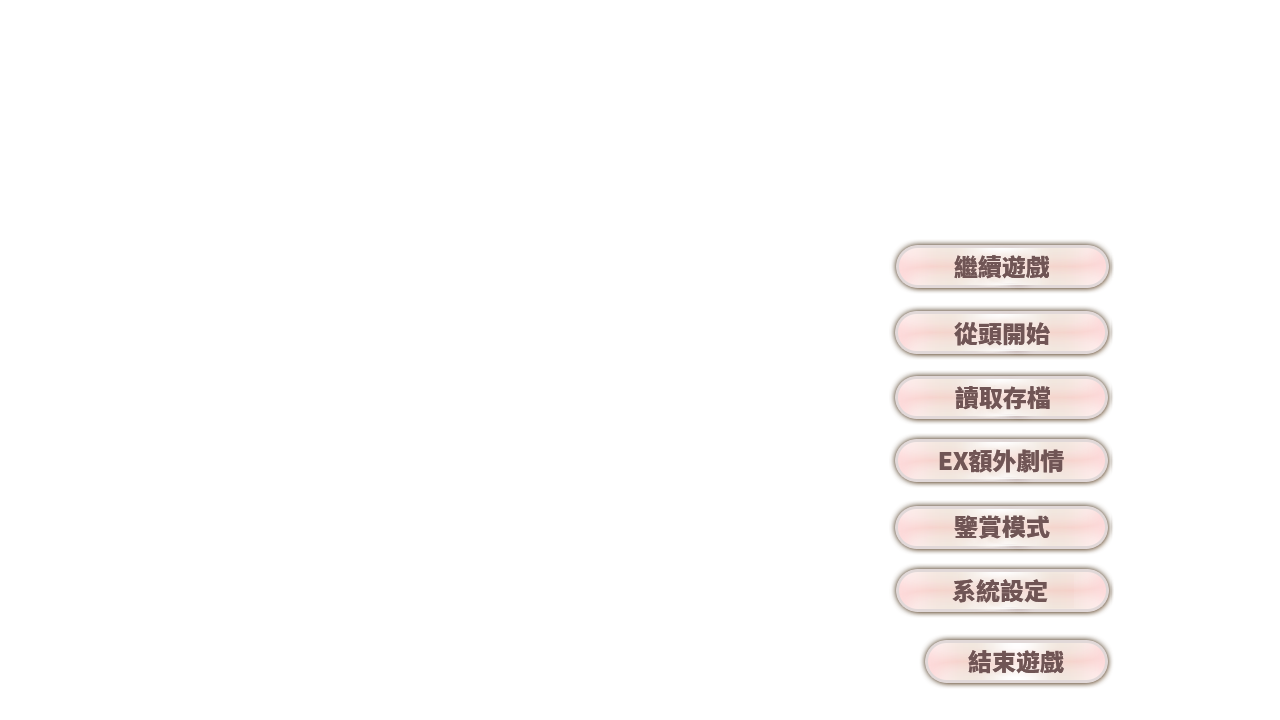
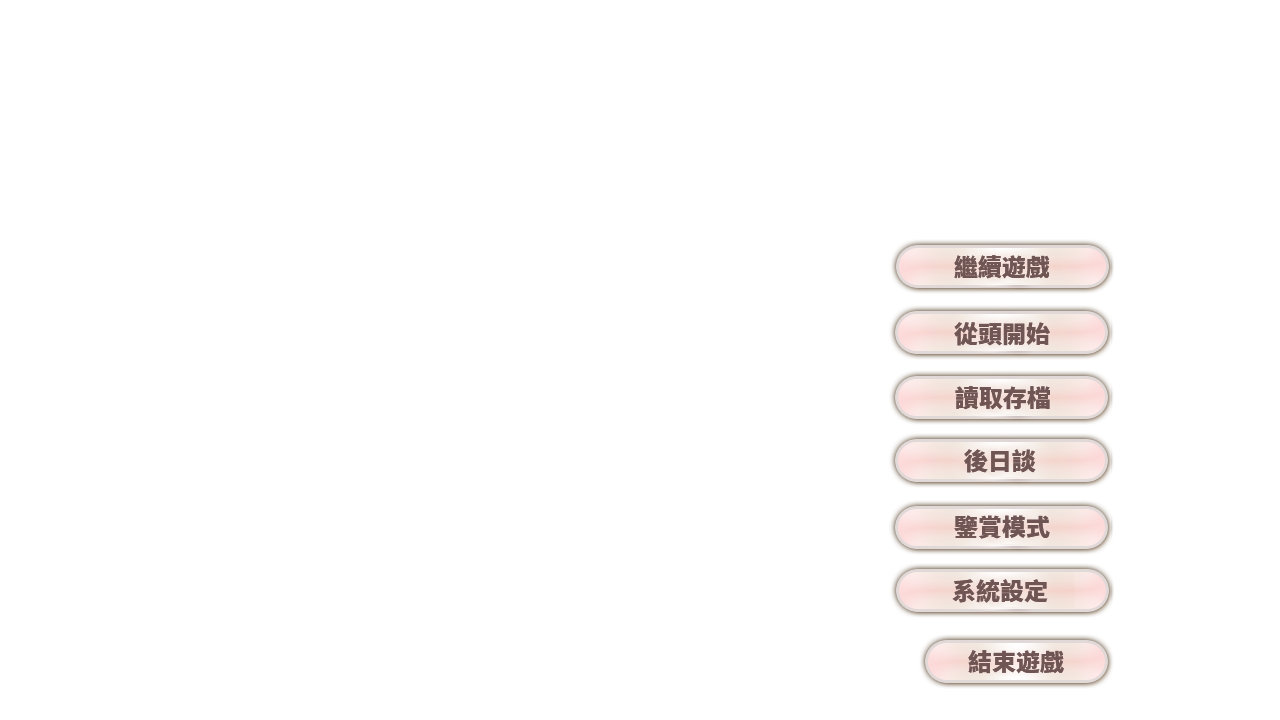
Layered file, before and after one edit (1280x720). Changes by layer:
renamed "EX額外劇情" to "後日談", painted on it over [939, 449, 1064, 473]
